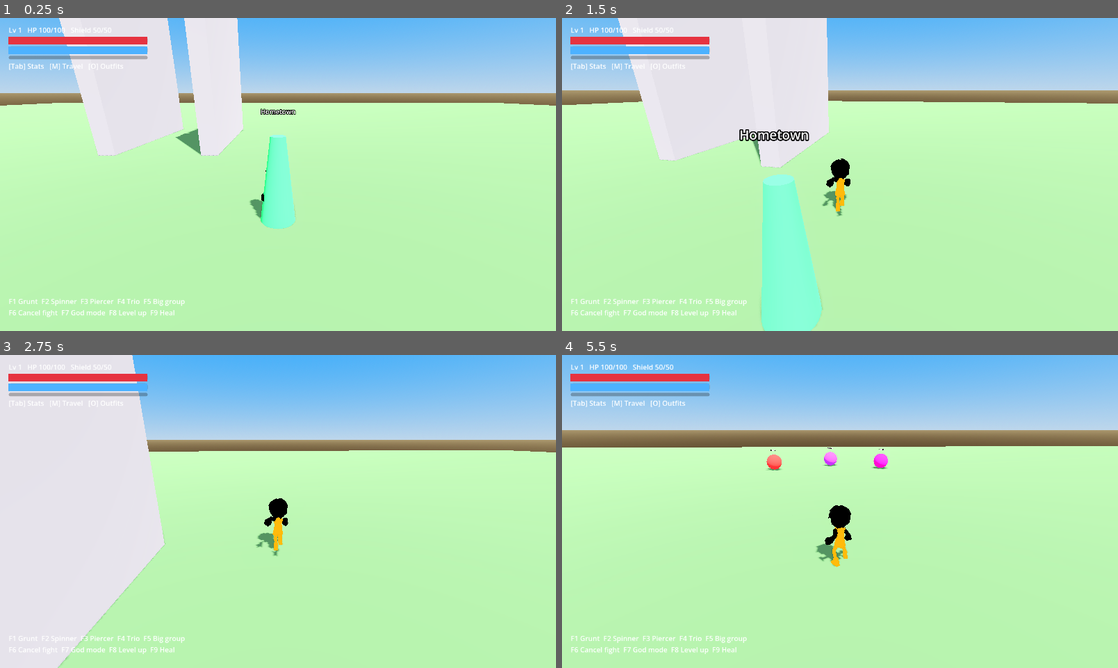
Above: before the commit, frames 1-4 (two rows, left to right).
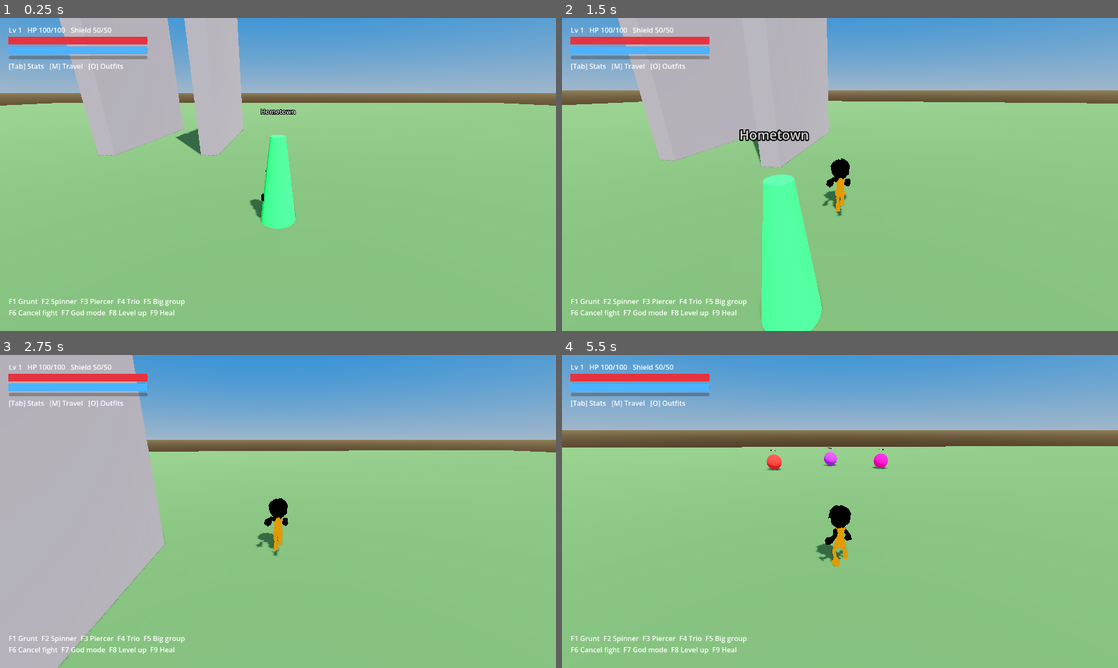
Above: after the commit, the same moments.

Repository: doggoanim/Krits
Game: Godot game, scene res://main.tscn
The game is run twice, just before and just after one commit, with the same random seed, the same clock (stepped at 60 frames per second) and the same inputs.
Inputs (mouse positions are in pixels of both pictures, inside the frame that each line leads up to):
- Up to frame 1 (0.25 s): no input
- Up to frame 2 (1.5 s): tap Enter at 0.5 s; move the mouse to (867, 174) at 0.52 s; hold Ctrl (crouch_pound) 0.53-1.28 s; hold W (move_forward) from 0.53 s (still down); tap Space (jump) at 0.77 s; move the mouse to (812, 174) at 1.27 s; tap E (interact) at 1.35 s
- Up to frame 3 (2.75 s): keep holding W (move_forward); tap Space (jump) at 1.52 s; move the mouse to (289, 505) at 2.02 s; hold Shift (roll_dive) from 2.03 s (still down)
- Up to frame 4 (5.5 s): keep holding W (move_forward); move the mouse to (834, 517) at 2.77 s; release Shift (roll_dive) at 2.78 s; tap Ctrl (crouch_pound) at 2.85 s; tap Space (jump) at 3.02, 3.77, 4.52 s; move the mouse to (878, 514) at 3.52 s; tap E (interact) at 3.6 s; move the mouse to (795, 508) at 4.27 s; tap Shift (roll_dive) at 4.35 s; move the mouse to (845, 511) at 5.02 s; hold Ctrl (crouch_pound) from 5.03 s (still down)

The runs differ from the first frame. In frame 1, 97% of the frame differs, in the area x 0-100%, y 0-100%; in frame 2, 97%; in frame 3, 97%; in frame 4, 94%.

Commit message:
Tone down overall brightness again
Pulled sun energy (1.05->0.8), ambient energy (0.9->0.65), exposure
(0.95->0.8), and color-grading brightness (0.95->0.85) down another
notch per feedback that it's still reading too bright.

Diff:
--- a/world/environment_config.gd
+++ b/world/environment_config.gd
@@ -14,7 +14,7 @@
 
 @export_group("Sun")
 @export var sun_color := Color(1.0, 0.96, 0.85)      ## warm, slightly golden
-@export var sun_energy := 1.05
+@export var sun_energy := 0.8
 @export var sun_rotation_degrees := Vector3(-60, 35, 0)   ## higher sun = softer, shorter shadows
 @export var sun_shadows := true
 @export var sun_shadow_blur := 2.5                   ## higher = softer shadow edges (no hard realistic shadows)
@@ -24,13 +24,13 @@
 @export var sky_horizon_color := Color(0.7, 0.8, 0.9)
 @export var ground_bottom_color := Color(0.28, 0.24, 0.19)
 @export var ground_horizon_color := Color(0.55, 0.5, 0.4)
-@export var ambient_energy := 0.9                    ## fill light so shadows stay soft, without washing everything out
+@export var ambient_energy := 0.65                   ## fill light so shadows stay soft, without washing everything out
 @export var ambient_color := Color(0.92, 0.92, 0.95)      ## near-neutral; kept separate from the sky's blue so it
                                                             ## doesn't tint the character/props — only the sky itself is blue
 
 @export_group("Tonemap / Exposure")
 @export var tonemap_mode: Environment.ToneMapper = Environment.TONE_MAPPER_FILMIC
-@export var exposure := 0.95
+@export var exposure := 0.8
 @export var white_point := 1.0   ## only matters for the Filmic/ACES tonemappers
 
 @export_group("Glow")
@@ -46,7 +46,7 @@
 
 @export_group("Color Grading")
 @export var adjustment_enabled := true
-@export var brightness := 0.95
+@export var brightness := 0.85
 @export var contrast := 1.0                          ## kept neutral so blacks don't crush — cartoony reads as bright, not punchy-dark
 @export var saturation := 1.45                        ## the main "cartoony" knob — push further for even more candy-colored, lower toward 1.0 for muted
 @export var color_correction_lut: Texture   ## optional LUT (Texture2D/Texture3D) for a full custom grade
